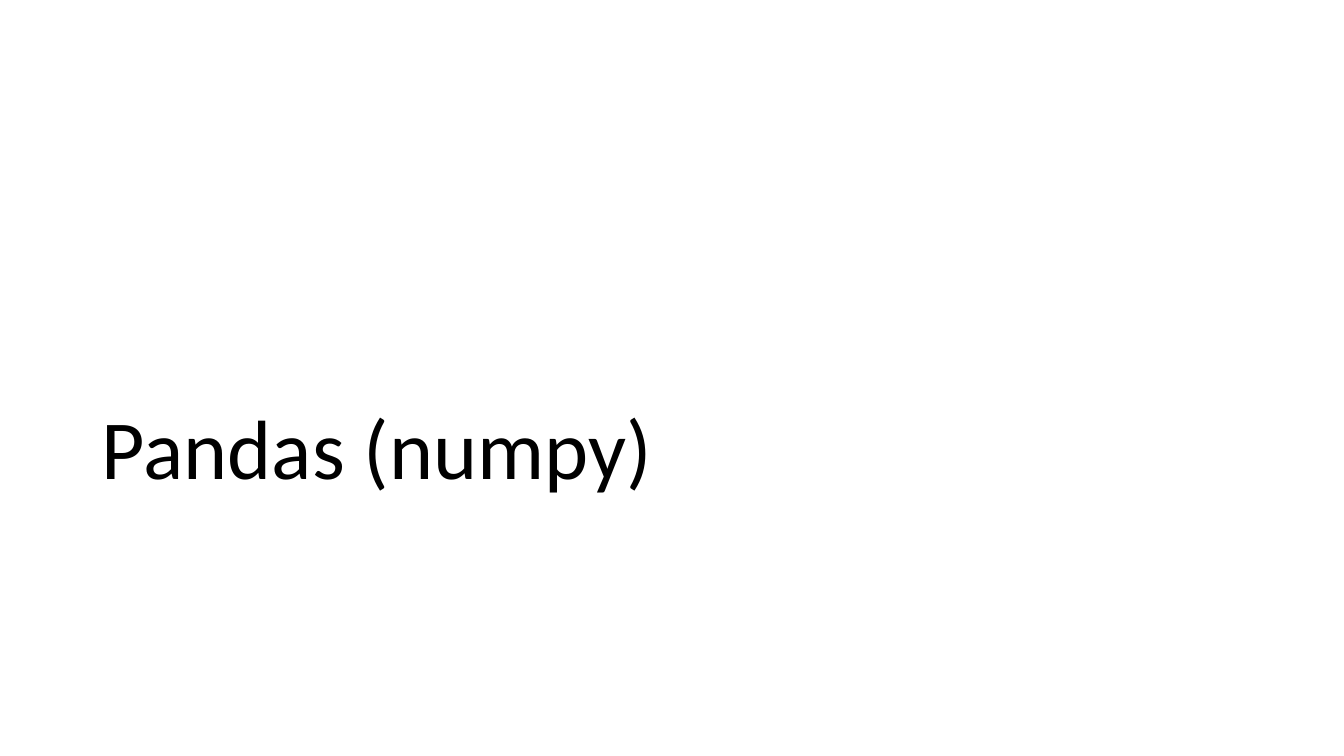
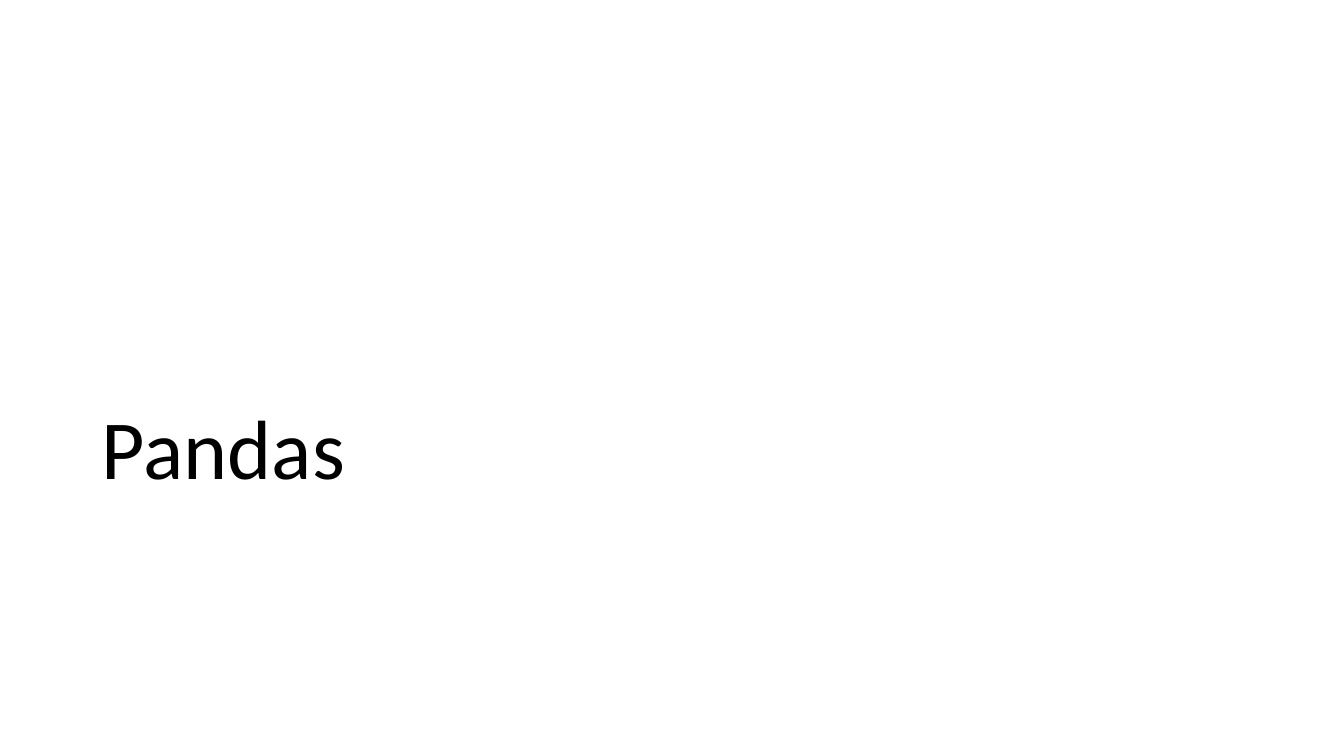
Before and after one commit to LFKoning/knowledge-sharing, a slide deck: slide 3 of python_trainees/3_pandas_plotting/python_traineeship_3.pptx. Drawn at 1344x756 pixels with LibreOffice and Linux fonts; fonts in the diff are those of the drawing. Boxes give left, top, right and bottom in pixels: in the first picture for what was removed or moved away, otherwise in the second. Text is boxed around its words. In the diff, an @@ line names an element or a change of style, - is before the commit and + after.

```diff
--- a/python_trainees/3_pandas_plotting/python_traineeship_3.pptx
+++ b/python_trainees/3_pandas_plotting/python_traineeship_3.pptx
@@ title at (102,420,345,480): text changed @@
-Pandas (numpy)
+Pandas
```
Also in this commit, not shown: 4 other slides changed, 1 other file.
